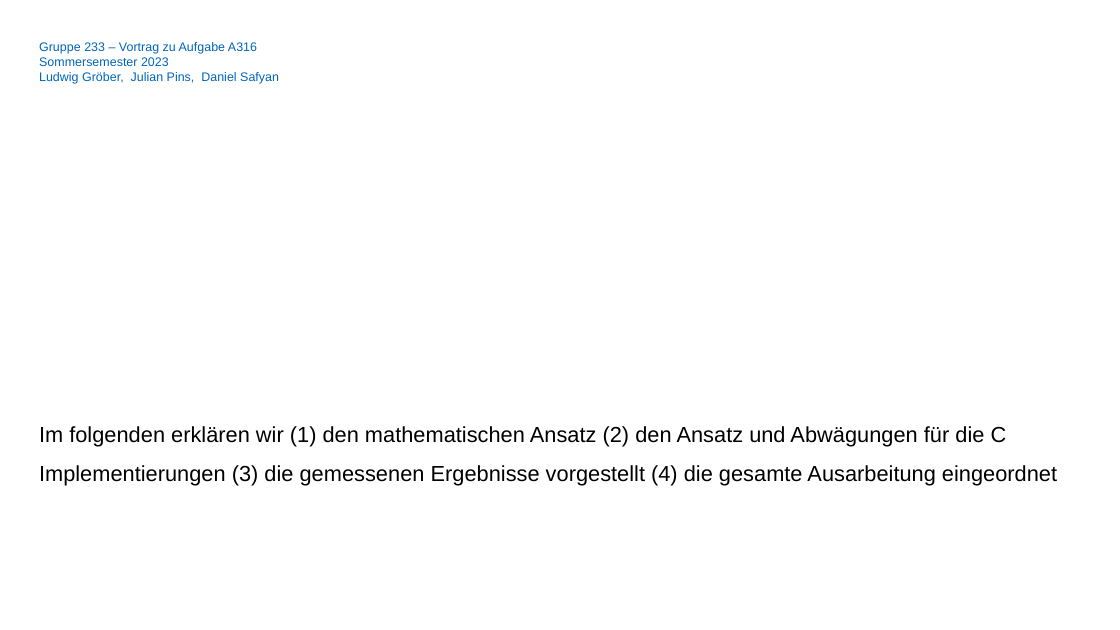
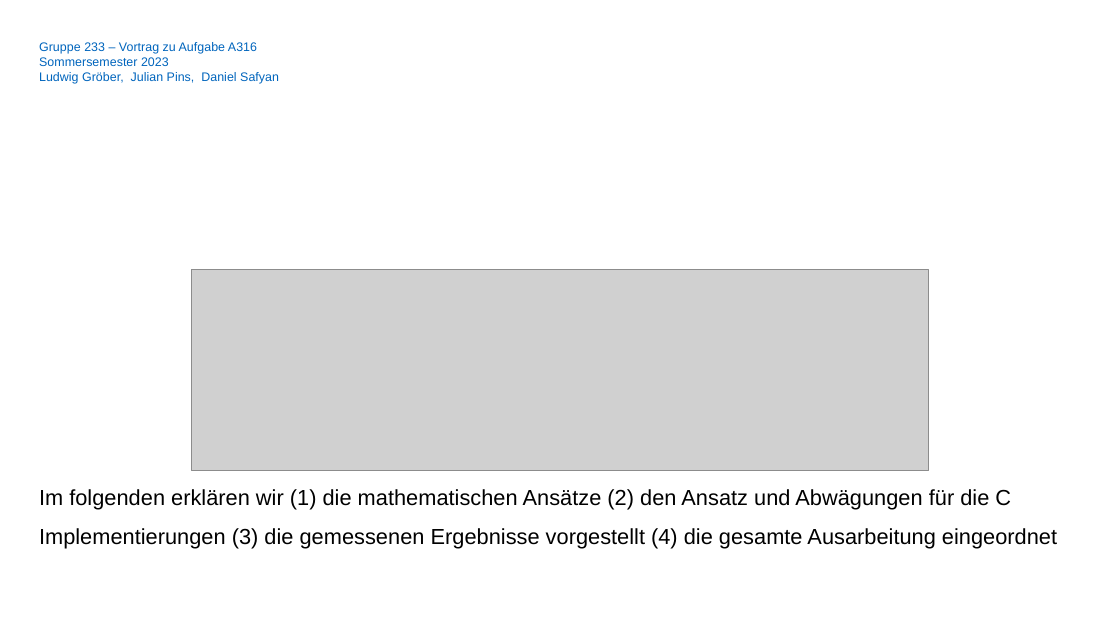
Before and after one commit to ludwiggr/ArSinH, a slide deck: slide 2 of Vortrag/Vortrag.pptx. Drawn at 1120x630 pixels with LibreOffice and Linux fonts; fonts in the diff are those of the drawing; grey boxes stand for pictures; background and template pictures are left out. Boxes give left, top, right and bottom in pixels: in the first picture for what was removed or moved away, otherwise in the second. Text is boxed around its words. In the diff, an @@ line names an element or a change of style, - is before the commit and + after.

```diff
--- a/Vortrag/Vortrag.pptx
+++ b/Vortrag/Vortrag.pptx
@@ picture added at bbox=[192, 270, 928, 470] @@
@@ text at bbox=[39, 489, 1057, 549]: text changed @@
-Im folgenden erklären wir (1) den mathematischen Ansatz (2) den Ansatz und Abwägungen für die C Implementierungen (3) die gemessenen Ergebnisse vorgestellt (4) die gesamte Ausarbeitung eingeordnet
+Im folgenden erklären wir (1) die mathematischen Ansätze (2) den Ansatz und Abwägungen für die C Implementierungen (3) die gemessenen Ergebnisse vorgestellt (4) die gesamte Ausarbeitung eingeordnet
```
Also in this commit, not shown: 13 other slides changed, 3 slides added, 1 slide removed, 5 other files.
